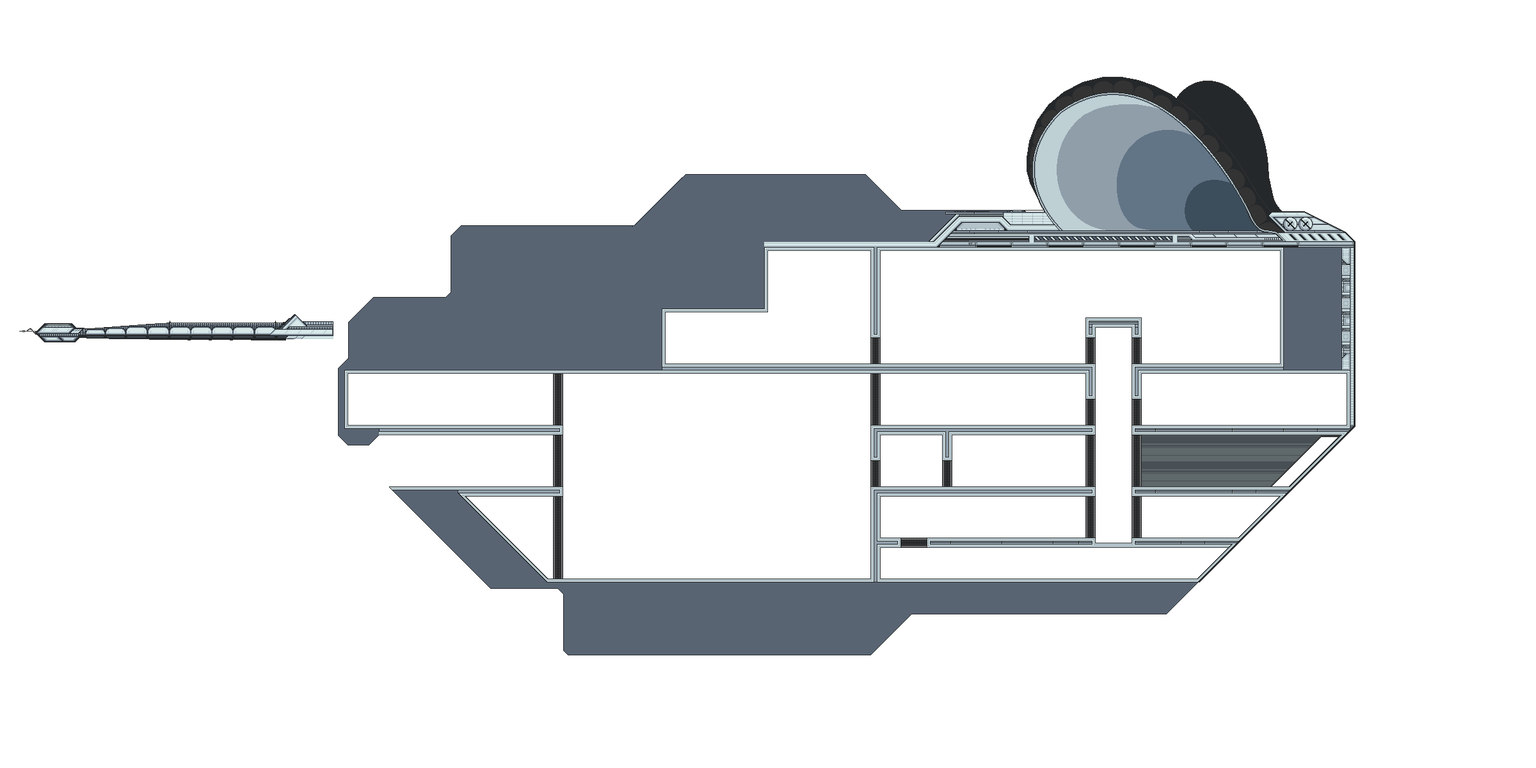
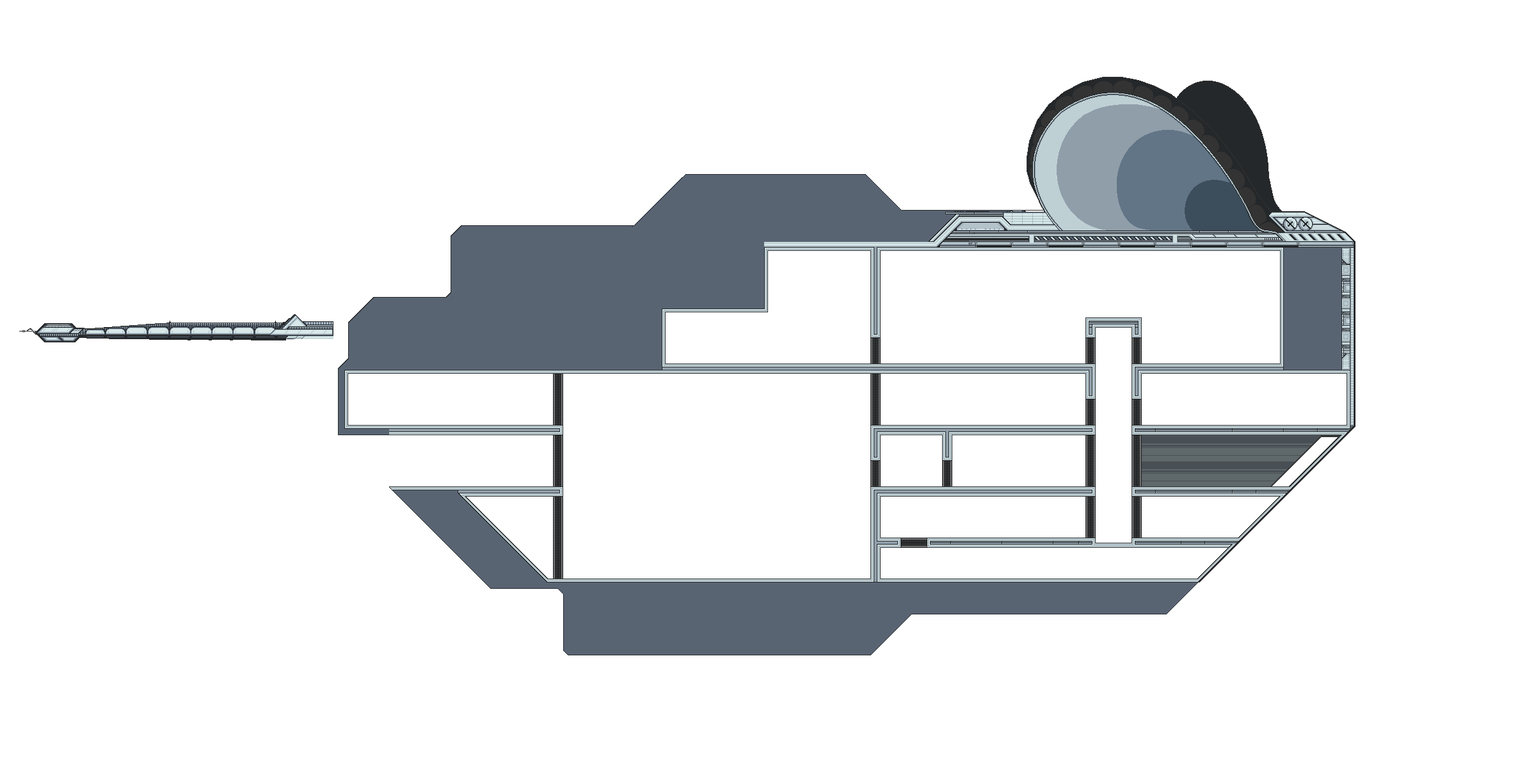
The second 1536px x 768px image is a revision of the first. Changes to its layers:
painted on "greebles" over [337, 225, 462, 446]
